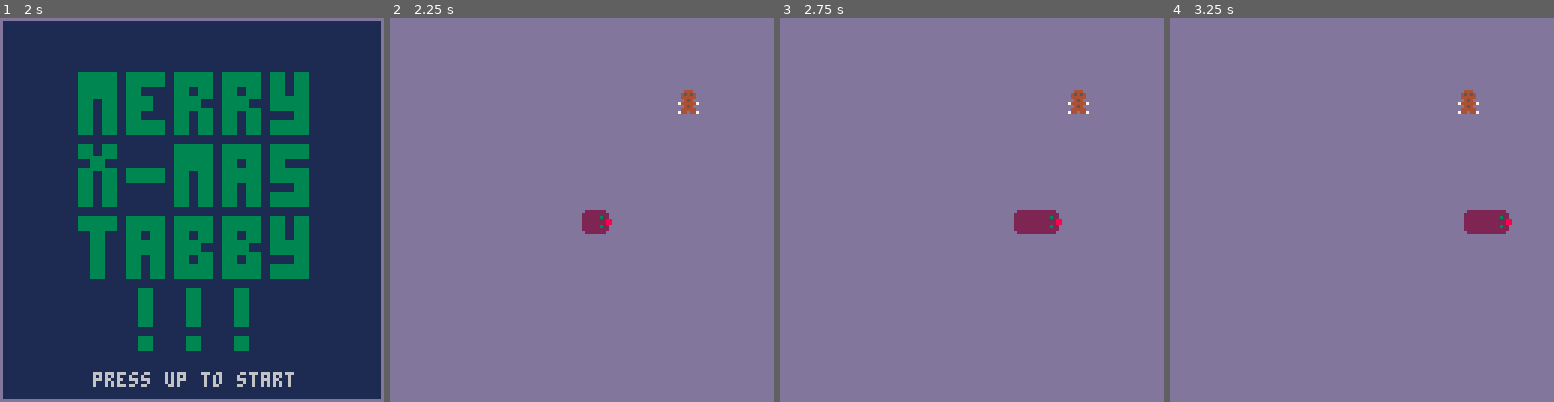
Above: before the commit, frames 1-4 (left to right).
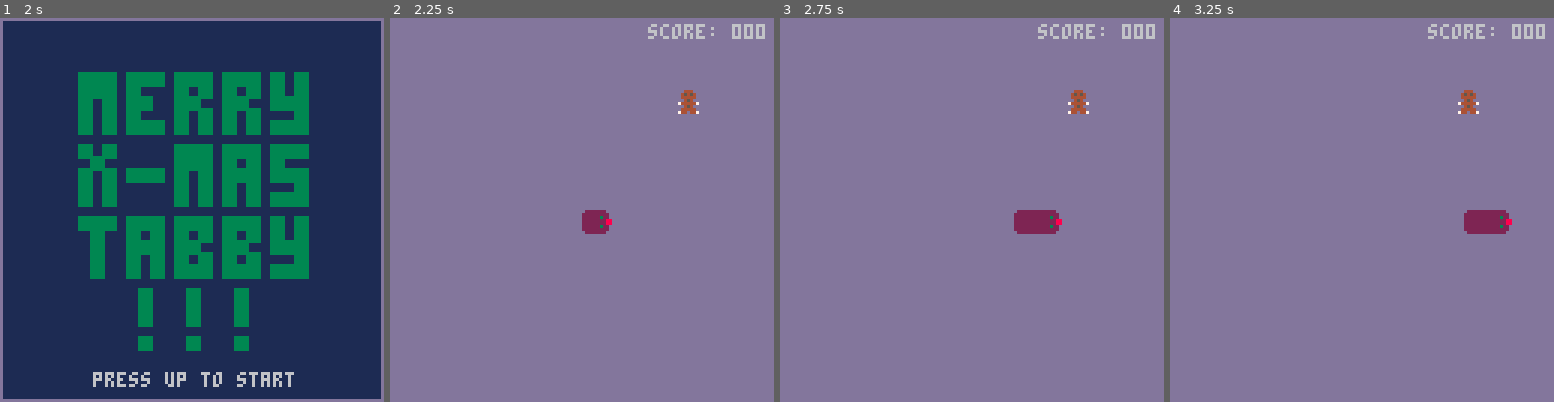
Above: after the commit, the same moments.

Repository: gigamonkey/pico-8
Game: PICO-8 cartridge snake.p8
Two runs of this game, one before a commit and one after it. Both use one fixed random seed, a clock stepped at 60 frames per second and the inputs below.
Inputs:
- Up to frame 1 (2 s): hold Right from 1.6 s (still down)
- Up to frame 2 (2.25 s): release Right at 2.1 s; hold Up from 2.15 s (still down)
- Up to frame 3 (2.75 s): release Up at 2.42 s; hold Right from 2.47 s (still down)
- Up to frame 4 (3.25 s): release Right at 3.03 s; hold Left from 3.08 s (still down)

Frame 1 is identical in both runs. In frame 2, 0.5% of the frame differs, in the area x 67-98%, y 1-6%; in frame 3, 0.5%; in frame 4, 0.5%.

Commit message:
Quick and dirty score tracking.

Diff:
--- a/snake.lua
+++ b/snake.lua
@@ -74,6 +74,11 @@
   local y = 0
 
   if state == 'playing' then
+
+    local score_start = 128 - ((10 * 4) + 2)
+    rectfill(score_start, 0, 127, 7, 13)
+    print("score: " .. score(), score_start, 2, 6)
+
     -- speed is in squares/second
     local proportion = snake.frames_into_head * snake.speed / 30
     local offset = (1 - proportion)
@@ -193,6 +198,17 @@
   return y + 1
 end
 
+function score()
+  local s = length(snake) - 2
+  if s < 10 then
+    return "00" .. s
+  elseif s < 100 then
+      return "0" .. s
+  else
+    return "" .. s
+  end
+end
+
 function to_index(cell)
   return (cell.y * SIZE + cell.x) + 1
 end
@@ -229,6 +245,10 @@
 
 function current_cell(snake)
   return { x = snake.x \ 8, y = snake.y \ 8 }
+end
+
+function length(snake)
+  return (SIZE2D + (snake.head - snake.tail)) % SIZE2D
 end
 
 function next_cell(head, direction)
@@ -257,6 +277,7 @@
 function xy(cell)
   return cell.x .. "," .. cell.y
 end
+
 
 function move(snake)
 
Not shown, changed: TODO
